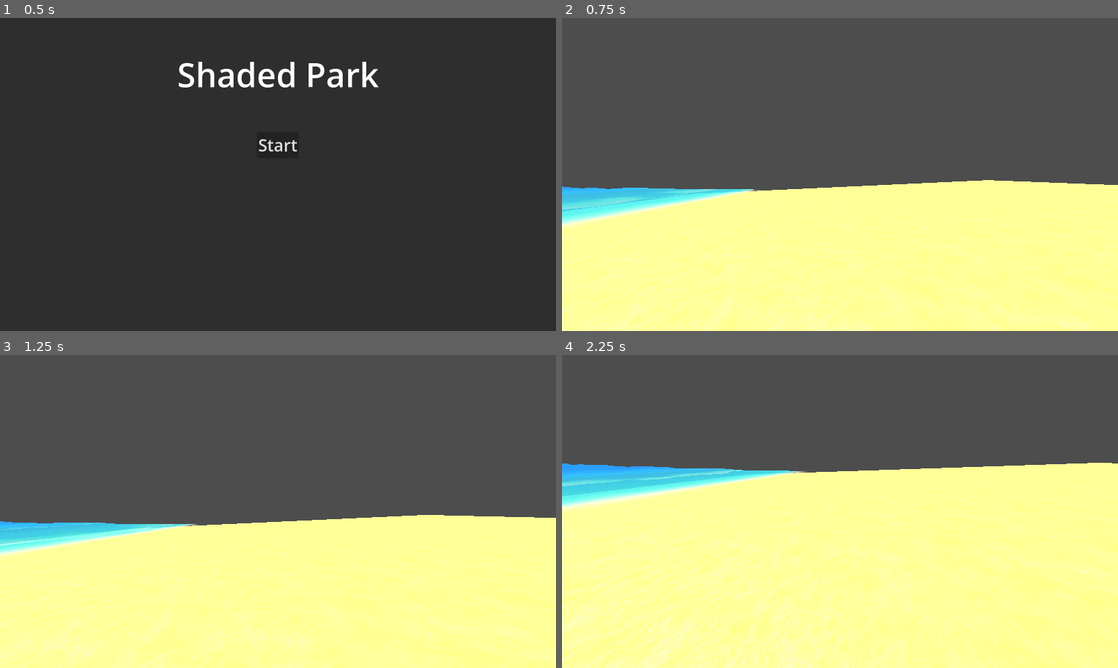
Above: before the commit, frames 1-4 (two rows, left to right).
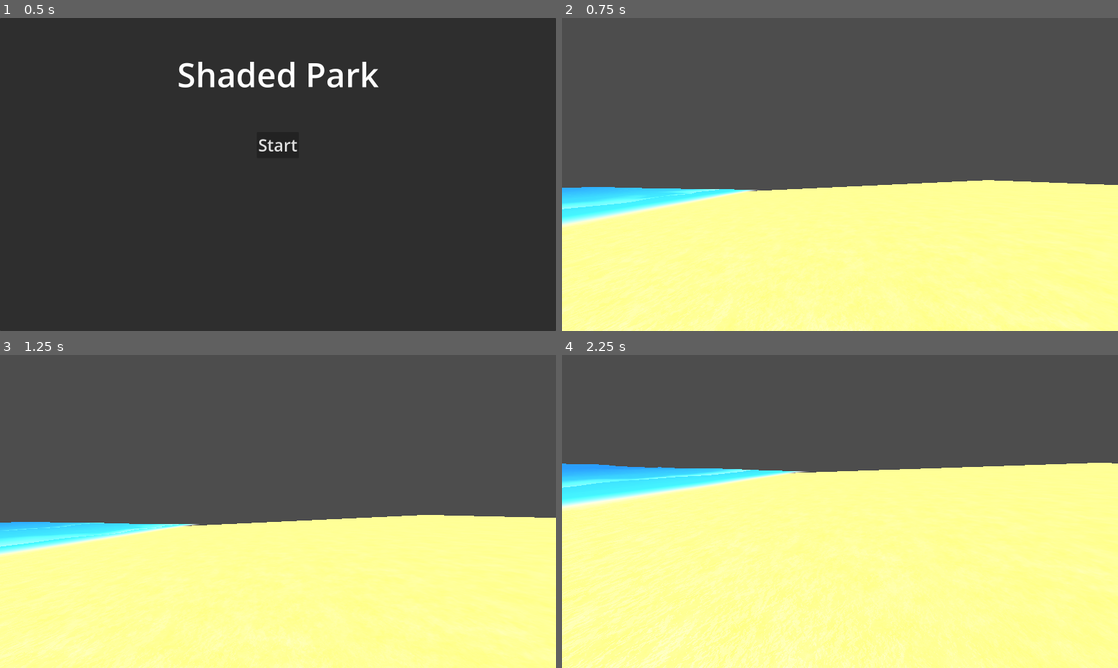
Above: after the commit, the same moments.

Repository: Spooked2/Shaded-Park
Game: Godot game, scene res://main_menu.tscn
Same seed, same stepped clock (60 frames per second), same inputs: the game is played once before the commit and once after it.
Inputs (mouse positions are in pixels of both pictures, inside the frame that each line leads up to):
- Up to frame 1 (0.5 s): no input
- Up to frame 2 (0.75 s): click "Start" at 0.5 s
- Up to frame 3 (1.25 s): no input
- Up to frame 4 (2.25 s): move the mouse to (867, 511) at 1.27 s; hold W (move_forward) from 1.28 s (still down); move the mouse to (812, 511) at 2.02 s

Frame 1 is identical in both runs. In frame 2, 1.5% of the frame differs, in the area x 0-35%, y 53-65%; in frame 3, 1.3%; in frame 4, 1.8%, in the area x 0-44%, y 34-47%.

Commit message:
WIP attempt at using built-in lighting

Diff:
--- a/assets/shaders/beach/ocean.gdshader
+++ b/assets/shaders/beach/ocean.gdshader
@@ -1,4 +1,5 @@
 shader_type spatial;
+//render_mode diffuse_toon, specular_toon;
 
 uniform sampler2D water_color_gradient;
 uniform sampler2D wave_break_noise;
@@ -109,8 +110,6 @@
 	flow = 0.5 * (1.0 - (flow));
 	flow *= 1.5;
 
-	ALPHA *= max(smoothstep(1.0, 0.6, UV.x), 0.85);
-
 	// Only apply the swash wave to the designated area
 	if (swash_wave > 0.0) {
 		ALPHA *= smoothstep(0.7, 0.2, flow * swash_wave);
@@ -123,6 +122,13 @@
 	}
 
 	ALBEDO = final_color;
+
+	// Apply BRDF stuff
+	//float fresnel = sqrt(1.0 - dot(NORMAL, VIEW));
+	//RIM = 0.2;
+	//METALLIC = 0.0;
+	//ROUGHNESS = 0.01 * (1.0 - fresnel);
+	//ALBEDO = final_color + (0.1 * fresnel);
 }
 
 void light() {
--- a/levels/beach/beach.tscn
+++ b/levels/beach/beach.tscn
@@ -115,9 +115,9 @@
 shader_parameter/wave_speed = 0.50000002375
 shader_parameter/wave_amount = 1.10000004899012
 shader_parameter/wave_start_position = 0.5910000280725
-shader_parameter/wave_time_scale = 0.2
+shader_parameter/wave_time_scale = 0.5070000240825
 shader_parameter/wave_intensity = 1.0000000475
-shader_parameter/wave_scale = 1.0000000475
+shader_parameter/wave_scale = 0.4130000196175
 
 [node name="Beach" type="Node3D" unique_id=1092459270]
 
